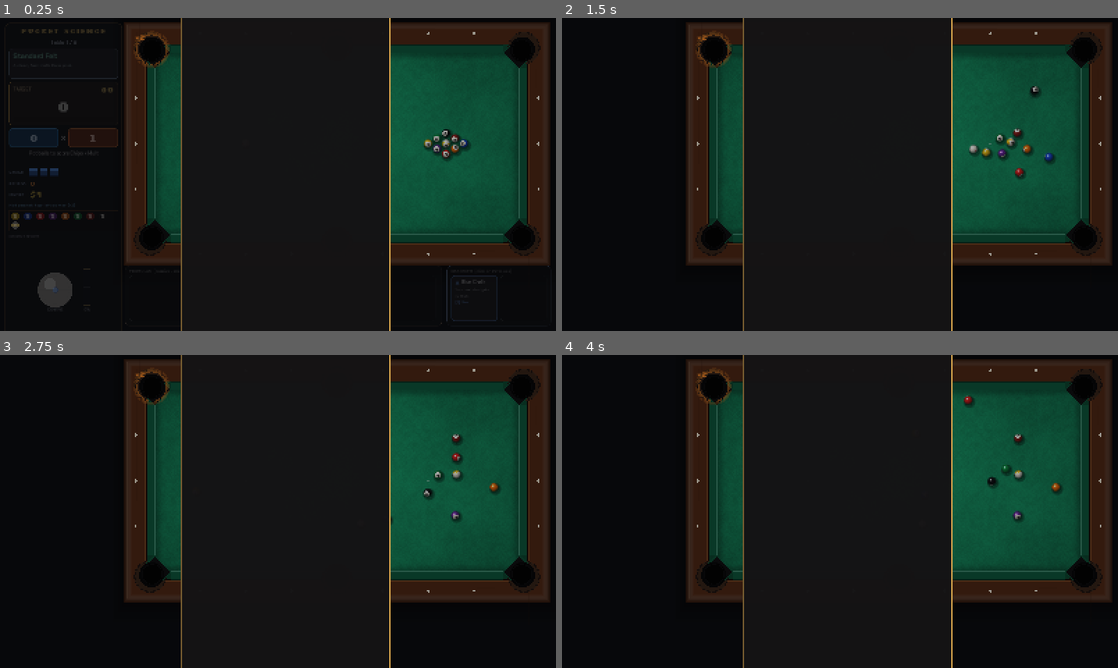
Above: before the commit, frames 1-4 (two rows, left to right).
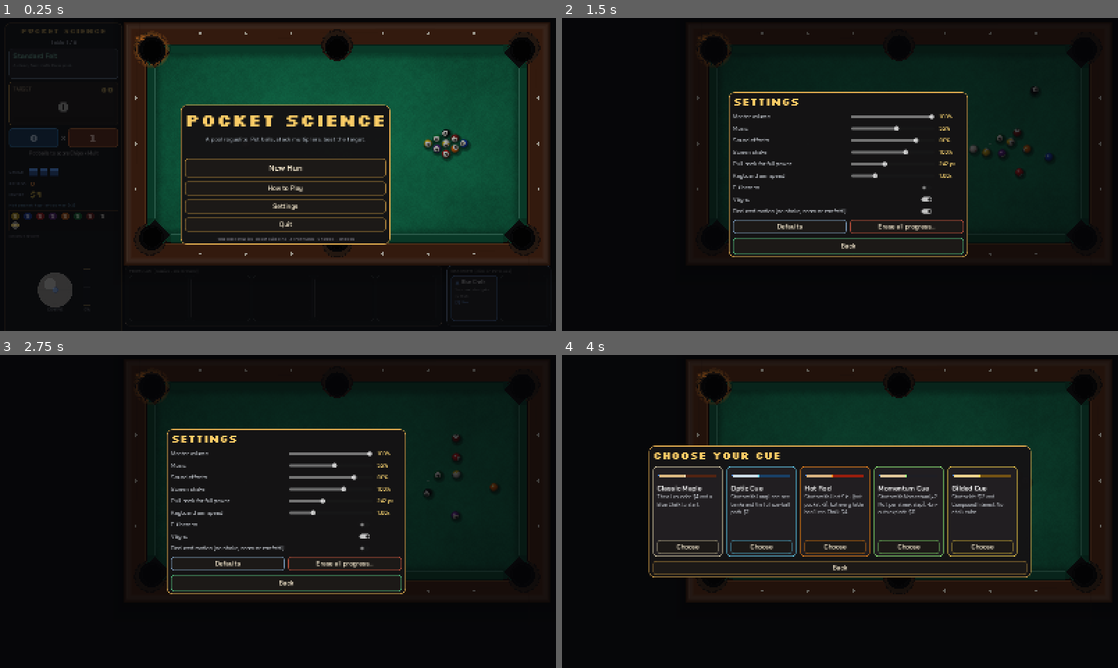
Above: after the commit, the same moments.

Repository: jordanbenjaminmitchell/pocket-science
Game: Godot game, scene res://main.tscn
Same seed, same stepped clock (60 frames per second), same inputs: the game is played once before the commit and once after it.
Inputs (mouse positions are in pixels of both pictures, inside the frame that each line leads up to):
- Up to frame 1 (0.25 s): no input
- Up to frame 2 (1.5 s): click (845, 205) at 0.5 s, where only the run after the commit has a clickable "Settings"; click (895, 212) at 1.27 s
- Up to frame 3 (2.75 s): click (227, 564) at 2 s, where only the run after the commit has a clickable "Defaults"
- Up to frame 4 (4 s): click (851, 583) at 2.75 s, where only the run after the commit has a clickable "Back"; click (845, 505) at 3.5 s, where only the run after the commit has a clickable "New Run"

The runs differ from the first frame. In frame 1, 14% of the frame differs, in the area x 32-71%, y 0-100%; in frame 2, 30%, in the area x 22-99%, y 0-100%; in frame 3, 30%; in frame 4, 28%.

Commit message:
Settings screen (audio, display, shake, reduced motion, aim/pull, erase progress); fix title panel ballooning; screen layout test
The title panel had grown off-screen since panel auto-sizing (an unsized
word-wrapping label measured one word per line). _center_panel now gives such
labels the panel width and re-shrinks; tests/test_screens.gd checks every
overlay stays on-screen and was mutation-checked against the old bug.

Diff:
--- a/src/main.gd
+++ b/src/main.gd
@@ -237,7 +237,7 @@
 	var m := _mouse_table()
 	if dragging:
 		var pull := (drag_origin - m).dot(aim_dir)
-		drag_power = clampf(pull / DRAG_FULL, 0.0, 1.0)
+		drag_power = clampf(pull / (DRAG_FULL * settings.pull), 0.0, 1.0)
 		view.cue_pull = drag_power * 90.0
 		power_w.set_power(drag_power)
 	else:
@@ -247,7 +247,7 @@
 				aim_dir = nd
 				guide_dirty = true
 		var rot := 0.0
-		var spd := 0.06 if Input.is_key_pressed(KEY_SHIFT) else 0.6
+		var spd := (0.06 if Input.is_key_pressed(KEY_SHIFT) else 0.6) * settings.aim_speed
 		if Input.is_key_pressed(KEY_LEFT):
 			rot -= spd
 		if Input.is_key_pressed(KEY_RIGHT):
@@ -1380,12 +1380,28 @@
 	p.size = Vector2(w, 0)
 	p.position = at if at.x >= 0 else Vector2((1600 - w) * 0.5, (900 - h) * 0.5)
 	if at.x < 0:
-		p.resized.connect(func(): p.position.y = (900.0 - p.size.y) * 0.5)
+		p.resized.connect(func(): p.position.y = maxf(10.0, (900.0 - p.size.y) * 0.5))
 	overlay.add_child(p)
 	var v := VBoxContainer.new()
 	v.add_theme_constant_override("separation", 12)
 	p.add_child(v)
+	# Wrapping labels with no width would measure one word per line and balloon
+	# the panel; give them the panel's inner width once the content is built.
+	(func():
+		_fix_wrap_widths(v, w - 32.0)
+		if is_instance_valid(p):
+			p.size = Vector2(w, 0)).call_deferred()
 	return v
+
+
+func _fix_wrap_widths(n: Node, width: float) -> void:
+	if not is_instance_valid(n):
+		return
+	for c in n.get_children():
+		if c is Label and (c as Label).autowrap_mode != TextServer.AUTOWRAP_OFF and (c as Label).custom_minimum_size.x <= 0.0:
+			(c as Label).custom_minimum_size.x = width
+		elif c is Container and not (c is HBoxContainer) and not (c is GridContainer):
+			_fix_wrap_widths(c, width)
 
 
 func _hud_visible(on: bool) -> void:
@@ -1427,30 +1443,14 @@
 	b.add_theme_font_size_override("font_size", 24)
 	v.add_child(b)
 	v.add_child(_button("How to Play", _show_help))
-	var row := HBoxContainer.new()
-	row.add_theme_constant_override("separation", 10)
-	v.add_child(row)
-	var snd := _button("Sound: %s" % ("On" if sfx.volume > 0.0 else "Off"), func(): pass)
-	snd.size_flags_horizontal = Control.SIZE_EXPAND_FILL
-	snd.pressed.connect(func():
-		sfx.volume = 0.0 if sfx.volume > 0.0 else 0.8
-		snd.text = "Sound: Off" if sfx.volume == 0.0 else "Sound: On"
-		_save_settings())
-	row.add_child(snd)
-	var mus := _button("Music: %s" % ("On" if sfx.music_volume > 0.0 else "Off"), func(): pass)
-	mus.size_flags_horizontal = Control.SIZE_EXPAND_FILL
-	mus.pressed.connect(func():
-		sfx.set_music_volume(0.0 if sfx.music_volume > 0.0 else 0.55)
-		mus.text = "Music: Off" if sfx.music_volume == 0.0 else "Music: On"
-		_save_settings())
-	row.add_child(mus)
+	v.add_child(_button("Settings", func(): _show_settings(_show_title)))
 	v.add_child(_button("Quit", func(): get_tree().quit()))
 	var best := _load_best()
 	if best.tables > 0 or best.shot > 0:
 		var bl := _label("Best run: %d tables cleared  ·  best shot %d  ·  best streak %d" % [best.tables, best.shot, best.streak], 15, Color(1.0, 0.85, 0.45), F_REG)
 		bl.horizontal_alignment = HORIZONTAL_ALIGNMENT_CENTER
 		v.add_child(bl)
-	var foot := _label("Real pool physics · exact guideline · 30 Formulas · 9 tables + endless", 13, Color(0.55, 0.55, 0.6), F_REG)
+	var foot := _label("Real pool physics · exact guideline · %d Formulas · 9 tables + endless" % Catalog.FORMULAS.size(), 13, Color(0.55, 0.55, 0.6), F_REG)
 	foot.horizontal_alignment = HORIZONTAL_ALIGNMENT_CENTER
 	v.add_child(foot)
 
@@ -1574,6 +1574,7 @@
 	v.add_child(_label("PAUSED", 30, Color(0.98, 0.8, 0.4), F_PIXB))
 	v.add_child(_button("Resume", _resume))
 	v.add_child(_button("How to Play", _show_help))
+	v.add_child(_button("Settings", func(): _show_settings(_show_pause_again)))
 	v.add_child(_button("Save & quit to title", func():
 		paused = false
 		_show_title(), Color(0.6, 0.75, 0.9)))
@@ -1804,19 +1805,136 @@
 	c.save("user://settings.cfg")
 
 
+var settings := GameSettings.new()
+
+
 func _save_settings() -> void:
-	var c := ConfigFile.new()
-	c.load("user://settings.cfg")
-	c.set_value("audio", "sfx", sfx.volume)
-	c.set_value("audio", "music", sfx.music_volume)
-	c.save("user://settings.cfg")
+	settings.save_file()
 
 
 func _load_settings() -> void:
-	var c := ConfigFile.new()
-	if c.load("user://settings.cfg") == OK:
-		sfx.volume = c.get_value("audio", "sfx", 0.8)
-		sfx.set_music_volume(c.get_value("audio", "music", 0.55))
+	settings.load_file()
+	_apply_settings()
+
+
+## Pushes every preference into the running game.
+func _apply_settings() -> void:
+	sfx.volume = settings.master * settings.sfx
+	sfx.set_music_volume(settings.master * settings.music)
+	view.shake_scale = settings.shake
+	view.reduced_motion = settings.reduced_motion
+	if DisplayServer.get_name() != "headless":
+		var want := DisplayServer.WINDOW_MODE_FULLSCREEN if settings.fullscreen else DisplayServer.WINDOW_MODE_WINDOWED
+		if DisplayServer.window_get_mode() != want:
+			DisplayServer.window_set_mode(want)
+		DisplayServer.window_set_vsync_mode(DisplayServer.VSYNC_ENABLED if settings.vsync else DisplayServer.VSYNC_DISABLED)
+
+
+func _show_settings(back: Callable) -> void:
+	var was_paused := paused
+	paused = false
+	_clear_overlay()
+	paused = was_paused
+	_dim(0.75)
+	var v := _center_panel(640, 640)
+	v.add_child(_label("SETTINGS", 30, Color(0.98, 0.8, 0.4), F_PIXB))
+	var grid := GridContainer.new()
+	grid.columns = 3
+	grid.add_theme_constant_override("h_separation", 14)
+	grid.add_theme_constant_override("v_separation", 10)
+	v.add_child(grid)
+	_setting_slider(grid, "Master volume", "master", 0.0, 1.0, func(x): return "%d%%" % int(round(x * 100)))
+	_setting_slider(grid, "Music", "music", 0.0, 1.0, func(x): return "%d%%" % int(round(x * 100)))
+	_setting_slider(grid, "Sound effects", "sfx", 0.0, 1.0, func(x): return "%d%%" % int(round(x * 100)))
+	_setting_slider(grid, "Screen shake", "shake", 0.0, 1.5, func(x): return "%d%%" % int(round(x * 100)))
+	_setting_slider(grid, "Pull-back for full power", "pull", 0.6, 1.6, func(x): return "%d px" % int(round(DRAG_FULL * x * TABLE_SCALE)))
+	_setting_slider(grid, "Keyboard aim speed", "aim_speed", 0.25, 3.0, func(x): return "%.2fx" % x)
+	_setting_toggle(grid, "Fullscreen", "fullscreen")
+	_setting_toggle(grid, "VSync", "vsync")
+	_setting_toggle(grid, "Reduced motion (no shake, zoom or confetti)", "reduced_motion")
+	var row := HBoxContainer.new()
+	row.add_theme_constant_override("separation", 10)
+	v.add_child(row)
+	var reset := _button("Defaults", func():
+		settings.reset()
+		_apply_settings()
+		_save_settings()
+		_show_settings(back), Color(0.6, 0.75, 0.9))
+	reset.size_flags_horizontal = Control.SIZE_EXPAND_FILL
+	row.add_child(reset)
+	var wipe := _button("Erase all progress…", func(): _confirm_wipe(back), Color(0.9, 0.4, 0.3))
+	wipe.size_flags_horizontal = Control.SIZE_EXPAND_FILL
+	row.add_child(wipe)
+	var done := _button("Back", func():
+		_save_settings()
+		back.call(), Color(0.4, 0.9, 0.6))
+	done.custom_minimum_size = Vector2(0, 48)
+	v.add_child(done)
+
+
+func _setting_slider(grid: GridContainer, title: String, key: String, lo: float, hi: float, fmt: Callable) -> void:
+	var l := _label(title, 16, Color(0.85, 0.87, 0.9), F_REG)
+	grid.add_child(l)
+	var s := HSlider.new()
+	s.min_value = lo
+	s.max_value = hi
+	s.step = 0.05
+	s.value = float(settings.get(key))
+	s.custom_minimum_size = Vector2(240, 24)
+	s.name = "slider_" + key
+	grid.add_child(s)
+	var val := _label(fmt.call(s.value), 15, Color(1.0, 0.85, 0.45), F_SEMI)
+	val.custom_minimum_size = Vector2(70, 0)
+	grid.add_child(val)
+	s.value_changed.connect(func(x: float):
+		settings.set(key, x)
+		val.text = fmt.call(x)
+		_apply_settings()
+		if key == "sfx" or key == "master":
+			sfx.play("click", 0.6))
+	s.drag_ended.connect(func(_changed: bool): _save_settings())
+
+
+func _setting_toggle(grid: GridContainer, title: String, key: String) -> void:
+	grid.add_child(_label(title, 16, Color(0.85, 0.87, 0.9), F_REG))
+	var c := CheckButton.new()
+	c.button_pressed = bool(settings.get(key))
+	c.name = "toggle_" + key
+	grid.add_child(c)
+	grid.add_child(Control.new())
+	c.toggled.connect(func(on: bool):
+		settings.set(key, on)
+		_apply_settings()
+		_save_settings()
+		sfx.play("ui", 0.8))
+
+
+func _confirm_wipe(back: Callable) -> void:
+	_clear_overlay()
+	_dim(0.8)
+	var v := _center_panel(520, 260, Color(0.9, 0.35, 0.3))
+	v.add_child(_label("ERASE ALL PROGRESS?", 26, Color(1, 0.45, 0.4), F_PIXB))
+	var t := _label("This deletes your saved run and personal bests. Settings are kept. It cannot be undone.", 16, Color(0.85, 0.85, 0.85), F_REG)
+	t.autowrap_mode = TextServer.AUTOWRAP_WORD_SMART
+	t.custom_minimum_size = Vector2(480, 0)
+	v.add_child(t)
+	var row := HBoxContainer.new()
+	row.add_theme_constant_override("separation", 10)
+	v.add_child(row)
+	var no := _button("Cancel", func(): _show_settings(back))
+	no.size_flags_horizontal = Control.SIZE_EXPAND_FILL
+	row.add_child(no)
+	var yes := _button("Erase", func():
+		RunState.clear_save()
+		var c := ConfigFile.new()
+		c.load(GameSettings.PATH)
+		if c.has_section("best"):
+			c.erase_section("best")
+		c.save(GameSettings.PATH)
+		paused = false
+		_show_title(), Color(0.9, 0.4, 0.3))
+	yes.size_flags_horizontal = Control.SIZE_EXPAND_FILL
+	row.add_child(yes)
 
 
 func _next_table() -> void:
--- /dev/null
+++ b/src/ui/game_settings.gd
@@ -0,0 +1,64 @@
+class_name GameSettings
+extends RefCounted
+## Player preferences, persisted in user://settings.cfg (section "settings").
+## Personal bests live in the same file under "best" and are left untouched.
+
+const PATH := "user://settings.cfg"
+
+var master := 1.0
+var music := 0.55
+var sfx := 0.8
+var fullscreen := false
+var vsync := true
+var shake := 1.0            # 0..1.5 multiplier on screen shake
+var reduced_motion := false # no shake, zoom punches or confetti
+var aim_speed := 1.0        # keyboard fine-aim speed multiplier
+var pull := 1.0             # drag distance for full power (0.6 short .. 1.6 long)
+
+const KEYS := ["master", "music", "sfx", "fullscreen", "vsync", "shake", "reduced_motion", "aim_speed", "pull"]
+
+
+func load_file() -> void:
+	var c := ConfigFile.new()
+	if c.load(PATH) != OK:
+		return
+	# Migrate the old on/off audio toggles if present.
+	if c.has_section_key("audio", "sfx") and not c.has_section_key("settings", "sfx"):
+		sfx = float(c.get_value("audio", "sfx", 0.8))
+		music = float(c.get_value("audio", "music", 0.55))
+	for k in KEYS:
+		if c.has_section_key("settings", k):
+			set(k, c.get_value("settings", k))
+	_clamp()
+
+
+func save_file() -> void:
+	var c := ConfigFile.new()
+	c.load(PATH)
+	for k in KEYS:
+		c.set_value("settings", k, get(k))
+	c.save(PATH)
+
+
+func _clamp() -> void:
+	master = clampf(float(master), 0.0, 1.0)
+	music = clampf(float(music), 0.0, 1.0)
+	sfx = clampf(float(sfx), 0.0, 1.0)
+	shake = clampf(float(shake), 0.0, 1.5)
+	aim_speed = clampf(float(aim_speed), 0.25, 3.0)
+	pull = clampf(float(pull), 0.6, 1.6)
+	fullscreen = bool(fullscreen)
+	vsync = bool(vsync)
+	reduced_motion = bool(reduced_motion)
+
+
+func reset() -> void:
+	master = 1.0
+	music = 0.55
+	sfx = 0.8
+	fullscreen = false
+	vsync = true
+	shake = 1.0
+	reduced_motion = false
+	aim_speed = 1.0
+	pull = 1.0
--- a/src/view/table_view.gd
+++ b/src/view/table_view.gd
@@ -195,6 +195,8 @@
 
 ## Brief zoom pulse around the table centre for big moments.
 func punch(amount: float) -> void:
+	if reduced_motion:
+		return
 	if punch_tw and punch_tw.is_valid():
 		punch_tw.kill()
 	var base := Vector2(base_scale, base_scale)
@@ -219,7 +221,12 @@
 		particles.append({"pos": p, "vel": Vector2(cos(a), sin(a)) * randf_range(60, 200) * strength, "life": randf_range(0.12, 0.3), "max": 0.3, "color": Color(1, 0.95, 0.8), "size": randf_range(1.0, 2.0)})
 
 
+var shake_scale := 1.0
+var reduced_motion := false
+
+
 func add_shake(a: float) -> void:
+	a *= 0.0 if reduced_motion else shake_scale
 	shake = minf(10.0, shake + a)
 
 
@@ -238,6 +245,8 @@
 
 ## Celebration: coloured paper falling across the table.
 func confetti() -> void:
+	if reduced_motion:
+		return
 	var cols := [Color(1, 0.8, 0.3), Color(0.3, 0.8, 1), Color(1, 0.4, 0.5), Color(0.5, 1, 0.6), Color(0.8, 0.5, 1)]
 	for i in 160:
 		particles.append({"pos": Vector2(randf_range(0, W), randf_range(-80, -10)), "vel": Vector2(randf_range(-60, 60), randf_range(250, 520)), "life": randf_range(1.2, 2.2), "max": 2.2, "color": cols[i % cols.size()], "size": randf_range(2.5, 4.5), "drag": 0.0})
--- /dev/null
+++ b/tests/test_screens.gd
@@ -0,0 +1,61 @@
+extends SceneTree
+## Every overlay screen must lay out on-screen: panels inside 1600x900 and the
+## first label visible. Guards against panels ballooning or drifting off-screen.
+
+var failures := 0
+
+
+func check(c: bool, m: String) -> void:
+	print("  ", "ok  " if c else "FAIL ", m)
+	if not c:
+		failures += 1
+
+
+func _initialize() -> void:
+	call_deferred("_go")
+
+
+func _panels(n: Node, out: Array) -> void:
+	for c in n.get_children():
+		if c is PanelContainer:
+			out.append(c)
+		else:
+			_panels(c, out)
+
+
+func _go() -> void:
+	create_timer(90.0).timeout.connect(func(): quit(2))
+	root.size = Vector2i(1600, 900)
+	var g: Node = load("res://main.tscn").instantiate()
+	root.add_child(g)
+	await process_frame
+	var screens := {
+		"title": func(): g._show_title(),
+		"cue select": func(): g._show_cue_select(),
+		"help": func(): g._show_help(),
+		"settings": func(): g._show_settings(g._show_title),
+		"pause": func():
+			g._new_run()
+			g._show_pause(),
+		"shop": func():
+			g.paused = false
+			g._clear_overlay()
+			g._show_shop([["Table cleared", 3]]),
+		"game over": func(): g._show_game_over(),
+		"victory": func(): g._show_victory([["Table cleared", 5]]),
+	}
+	for name in screens:
+		screens[name].call()
+		for i in 4:
+			await process_frame
+		var panels: Array = []
+		_panels(g.overlay, panels)
+		var top: Array = panels.filter(func(p): return p.get_parent() == g.overlay)
+		check(top.size() >= 1, "%s shows a panel" % name)
+		for p in top:
+			var r: Rect2 = p.get_global_rect()
+			var inside := r.position.x >= 0 and r.position.y >= 0 and r.end.x <= 1600.5 and r.end.y <= 900.5
+			check(inside and r.size.y > 80, "%s panel on-screen %s" % [name, r])
+	RunState.clear_save()
+	print("screens tests: %d failures" % failures)
+	quit(1 if failures > 0 else 0)
--- /dev/null
+++ b/tests/test_settings.gd
@@ -0,0 +1,70 @@
+extends SceneTree
+## Settings screen: controls change the live game and persist across launches.
+
+var failures := 0
+
+
+func check(c: bool, m: String) -> void:
+	print("  ", "ok  " if c else "FAIL ", m)
+	if not c:
+		failures += 1
+
+
+func _initialize() -> void:
+	call_deferred("_go")
+
+
+func _find(n: Node, name: String) -> Node:
+	if n.name == name:
+		return n
+	for c in n.get_children():
+		var r := _find(c, name)
+		if r:
+			return r
+	return null
+
+
+func _go() -> void:
+	create_timer(60.0).timeout.connect(func(): quit(2))
+	DirAccess.remove_absolute(ProjectSettings.globalize_path(GameSettings.PATH))
+	# Old-format file (on/off audio) must migrate.
+	var old := ConfigFile.new()
+	old.set_value("audio", "sfx", 0.0)
+	old.set_value("audio", "music", 0.3)
+	old.set_value("best", "tables", 4)
+	old.save(GameSettings.PATH)
+	var g: Node = load("res://main.tscn").instantiate()
+	root.add_child(g)
+	await process_frame
+	check(g.settings.sfx == 0.0 and is_equal_approx(g.settings.music, 0.3), "old audio toggles migrate")
+	g.settings.reset()
+	g._apply_settings()
+	g._show_settings(g._show_title)
+	await process_frame
+	var master: HSlider = _find(g.overlay, "slider_master")
+	var pull: HSlider = _find(g.overlay, "slider_pull")
+	var rm: CheckButton = _find(g.overlay, "toggle_reduced_motion")
+	check(master != null and pull != null and rm != null, "settings controls exist")
+	master.value = 0.5
+	check(is_equal_approx(g.sfx.volume, 0.5 * 0.8), "master volume scales SFX (%.2f)" % g.sfx.volume)
+	rm.button_pressed = true
+	check(g.view.reduced_motion, "reduced motion applies to the table")
+	g.view.shake = 0.0
+	g.view.add_shake(5.0)
+	check(g.view.shake == 0.0, "reduced motion suppresses shake")
+	pull.value = 1.5
+	g._save_settings()
+	var fresh := GameSettings.new()
+	fresh.load_file()
+	check(is_equal_approx(fresh.master, 0.5) and fresh.reduced_motion and is_equal_approx(fresh.pull, 1.5), "settings persist")
+	var c := ConfigFile.new()
+	c.load(GameSettings.PATH)
+	check(int(c.get_value("best", "tables", 0)) == 4, "personal bests untouched by settings save")
+	# Longer pull-back means less power for the same drag.
+	g._new_run()
+	await process_frame
+	check(g.DRAG_FULL * g.settings.pull > g.DRAG_FULL, "pull setting lengthens full-power drag")
+	g.settings.reset()
+	g._save_settings()
+	print("settings tests: %d failures" % failures)
+	quit(1 if failures > 0 else 0)
--- a/tools/capture.gd
+++ b/tools/capture.gd
@@ -23,6 +23,9 @@
 			DirAccess.remove_absolute(ProjectSettings.globalize_path("user://settings.cfg"))
 			game._new_run()
 			await _frames(140)
+		"settings":
+			game._show_settings(game._show_title)
+			await _frames(4)
 		"help":
 			game._show_help()
 			await _frames(4)
Not shown, added: src/ui/game_settings.gd.uid
Not shown, added: tests/test_screens.gd.uid
Not shown, added: tests/test_settings.gd.uid
Not shown, changed: RELEASE_TODO.md
